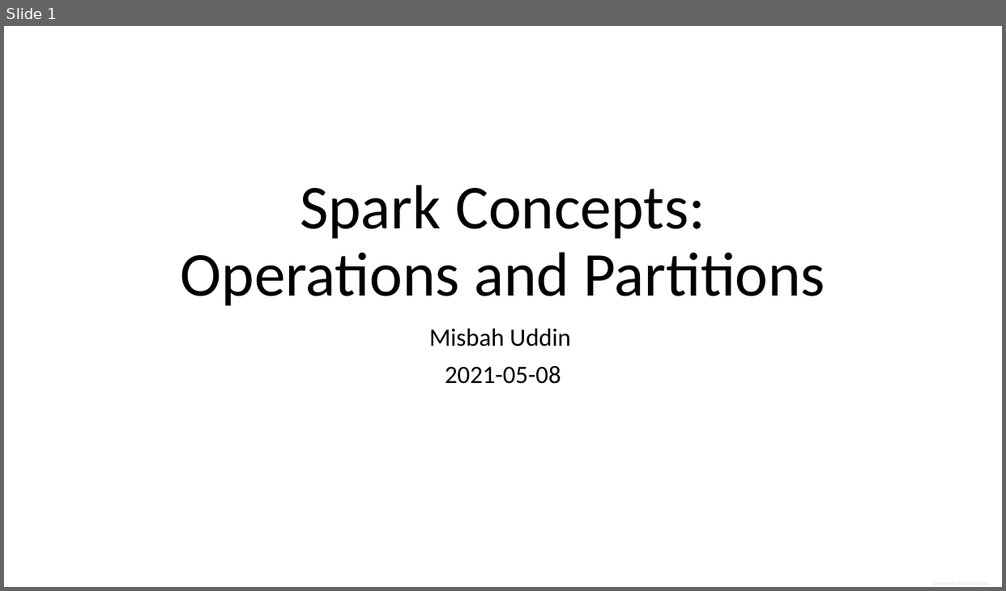
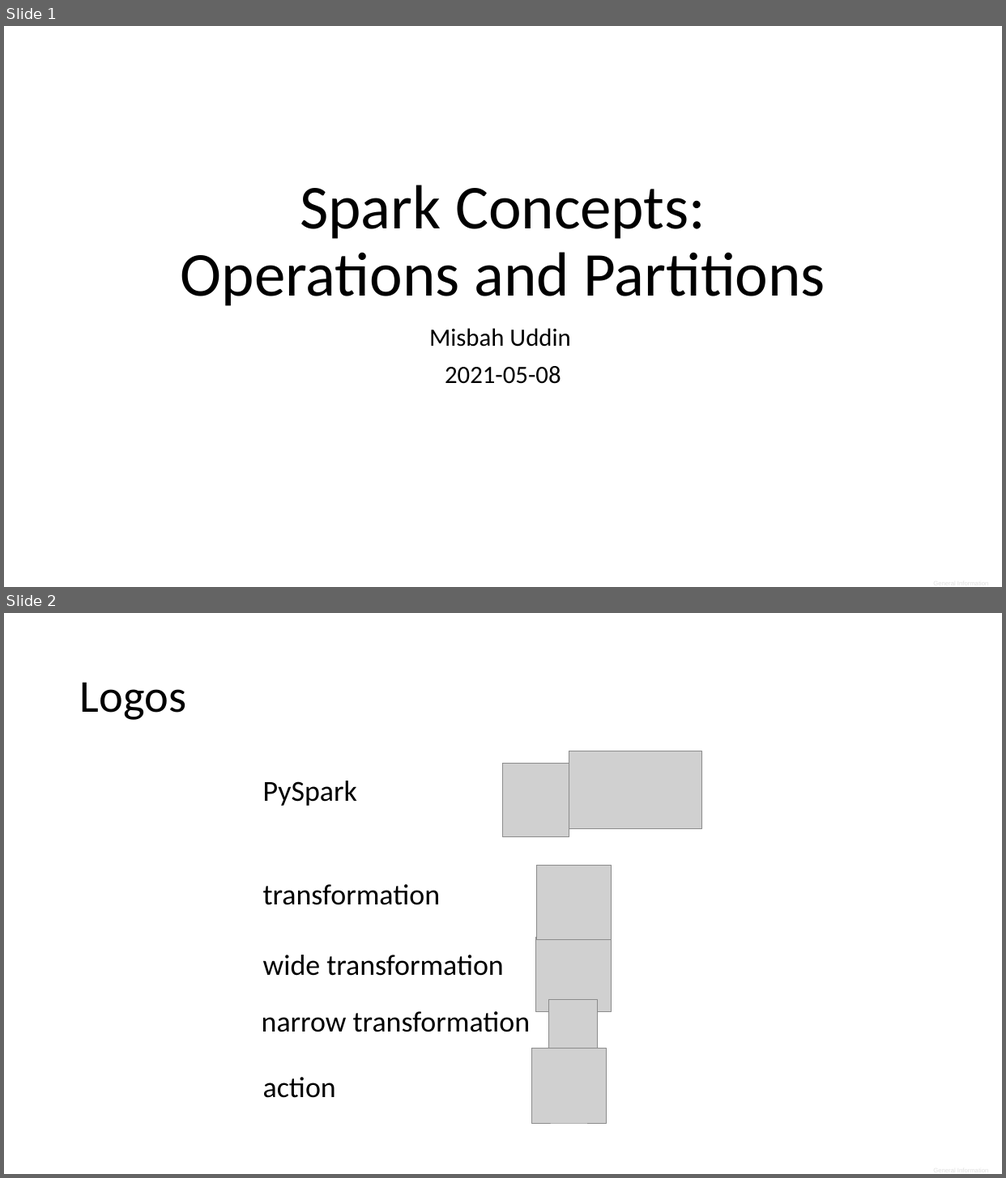
Before and after one commit to misbah-uddin/medium-articles, a slide deck: spark/operations_and_partitions/spark_operations_partitions_graphics.pptx. Shown one above the other, each under a label of ours: slide 1 before the commit, slides 1 and 2 after it. The pictures are 1006x591 and 1006x1178 pixels, drawn with LibreOffice and Linux fonts; fonts in the diff are those of the drawing; grey boxes stand for pictures. Boxes give left, top, right and bottom in pixels: in the first picture for what was removed or moved away, otherwise in the second. Text is boxed around its words. In the diff, an @@ line names an element or a change of style, - is before the commit and + after.

```diff
--- a/spark/operations_and_partitions/spark_operations_partitions_graphics.pptx
+++ b/spark/operations_and_partitions/spark_operations_partitions_graphics.pptx
@@ slide 2 added at box(4, 613, 1002, 1174), background #FFFFFF @@
@@ title added at box(80, 682, 186, 720), 44 pt, text #000000 @@
+Logos
@@ picture added at box(569, 752, 702, 828) @@
@@ text added at box(263, 781, 357, 806), 28 pt, text #000000 @@
+PySpark
@@ picture added at box(503, 764, 569, 837) @@
@@ picture added at box(537, 865, 612, 940) @@
@@ text added at box(263, 884, 440, 905), 28 pt, text #000000 @@
+transformation
@@ picture added at box(536, 937, 612, 1012) @@
@@ text added at box(263, 955, 503, 976), 28 pt, text #000000 @@
+wide transformation
@@ picture added at box(549, 1000, 598, 1049) @@
@@ text added at box(262, 1012, 530, 1033), 28 pt, text #000000 @@
+narrow transformation
@@ picture added at box(532, 1049, 607, 1123) @@
@@ text added at box(263, 1077, 336, 1098), 28 pt, text #000000 @@
+action
```
Also in this commit, not shown: 4 other slides added, 6 other files.
